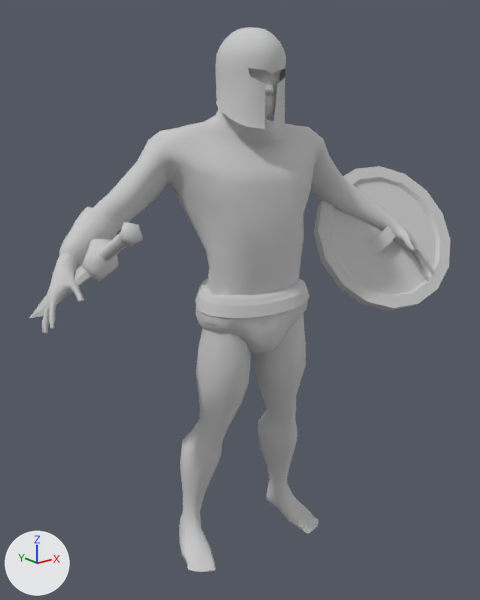
Two versions of the FBX model Assets/concept/character/gladiator_with_anims.FBX, one commit apart.
The view is the same before and after, from a camera (50 mm lens) standing at (-1.392, -1.446, 1.508) and looking at (0.036, 0.339, 0.794). Every picture has the same lights, and +X, +Y and +Z are marked at lower left. Where no turn or scale is listed for an object, it has been applied to the vertices.

Names of what the first picture shows: 'helmet_low', 'munequera_low', 'pj_low', 'shield_low', 'subligal_low', 'sword_low'.
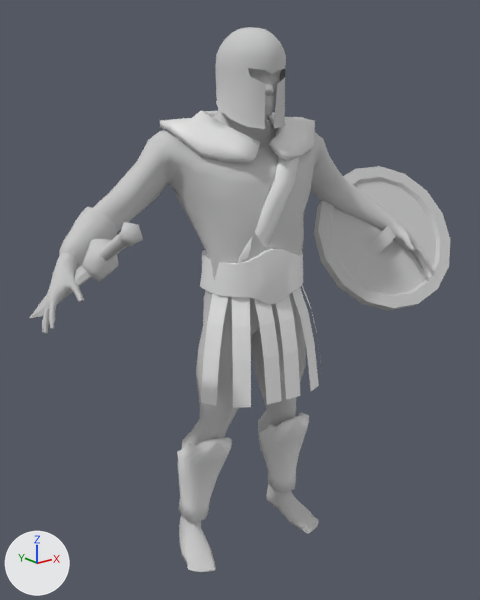
Location of each change, [x1, y1, x2, y2] in pixels of the pictures (480 x 600 px):
'Plane014', added
    after: [177, 413, 309, 522]
'subligal_low', deleted
    before: [195, 278, 309, 354]
'Plane016', added
    after: [159, 111, 315, 163]
'Plane002', added
    after: [200, 248, 303, 304]
'Plane012', added
    after: [232, 297, 251, 408]
'Plane015', added
    after: [237, 157, 299, 264]
'Plane013', added
    after: [201, 293, 228, 406]
'Plane008', added
    after: [254, 299, 282, 405]
'Plane009', added
    after: [276, 295, 301, 400]
'Plane010', added
    after: [292, 287, 319, 391]

What the commit changed:
Mesh me_mesh_008 is new.
It has 27 vertices, 16 faces and spans x -0.032..0.051, y -0.087..0.018, z -0.348..0.017.
Mesh me_mesh_011 is new.
It has 27 vertices, 16 faces and spans x -0.087..0.02, y -0.058..0.032, z -0.348..0.017.
Mesh me_mesh_013 is new.
It has 28 vertices, 52 faces and spans x -0.021..0.301, y -0.004..0.102, z -0.038..0.362.
Mesh me_mesh_014 is new.
It has 127 vertices, 250 faces and spans x -0.187..0.355, y -0.026..0.326, z -0.009..0.143.
Mesh me_mesh_007 is new.
It has 27 vertices, 16 faces and spans x -0.042..0.028, y -0.085..0.014, z -0.348..0.017.
Mesh me_mesh_012 is new.
It has 204 vertices, 400 faces and spans x -0.065..0.448, y -0.07..0.174, z -0.341..0.04.
Mesh me_mesh_010 is new.
It has 27 vertices, 16 faces and spans x -0.073..0.028, y -0.083..0.026, z -0.348..0.017.
Mesh me_mesh_005_1 is new.
It has 120 vertices, 240 faces and spans x -0.14..0.215, y -0.03..0.285, z -0.014..0.168.
Object 'subligal_low' (ob_subligal_low) is deleted.
Object 'Plane010' (ob_plane010) is new; it shows me_mesh_008.
Its location is (0.088, 0.102, 0.886).
Object 'Plane013' (ob_plane013) is new; it shows me_mesh_011.
Its location is (-0.168, 0.186, 0.886).
Object 'Plane015' (ob_plane015) is new; it shows me_mesh_013.
Its location is (-0.119, 0.102, 1.013).
Object 'Plane016' (ob_plane016) is new; it shows me_mesh_014.
Its location is (-0.075, 0.133, 1.307).
Object 'Plane009' (ob_plane009) is new; it shows me_mesh_007.
Its location is (0.019, 0.097, 0.886).
Object 'Plane008' (ob_plane008) is new; it shows a copy of me_mesh_007.
Its location is (-0.056, 0.109, 0.886).
Object 'Plane014' (ob_plane014) is new; it shows me_mesh_012.
Its location is (-0.188, 0.206, 0.329).
Object 'Plane012' (ob_plane012) is new; it shows me_mesh_010.
Its location is (-0.124, 0.134, 0.886).
Object 'Plane002' (ob_plane002) is new; it shows me_mesh_005_1.
Its location is (-0.038, 0.102, 0.866).
